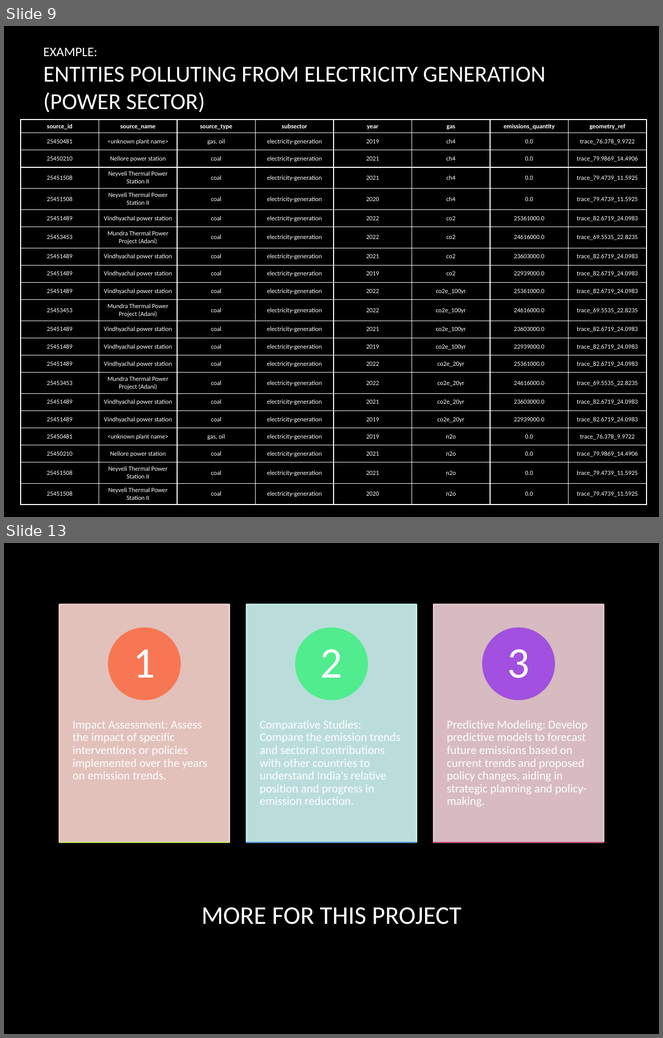
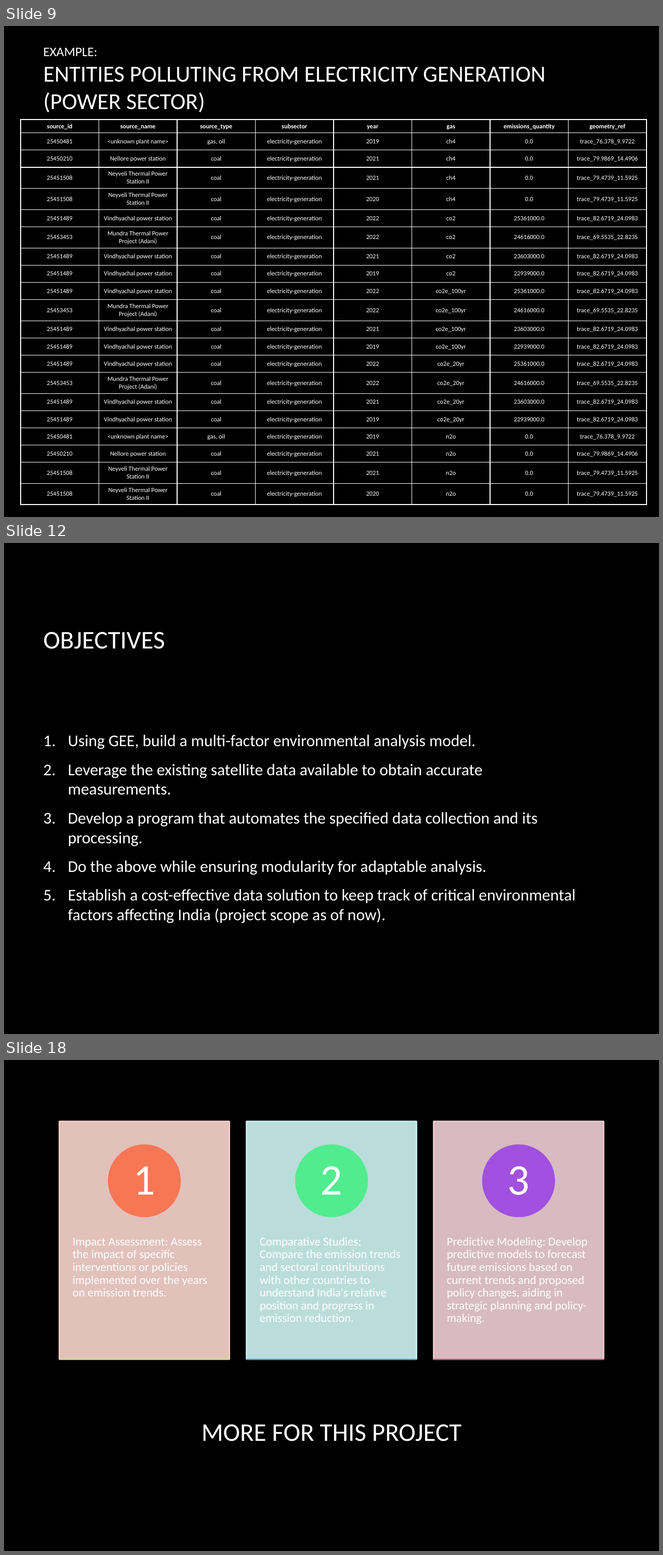
Before and after one commit to kruzee07/projects, a slide deck: Exploratory Data Analysis/assets/Internship Report.pptx. Shown one above the other, each under a label of ours: slides 9 and 13 before the commit, slides 9, 12 and 18 after it; the slides between them are not shown. The pictures are 663x1038 and 663x1555 pixels, drawn with LibreOffice and Linux fonts; fonts in the diff are those of the drawing; background and template pictures are left out. Boxes give left, top, right and bottom in pixels: in the first picture for what was removed or moved away, otherwise in the second. Text is boxed around its words. In the diff, an @@ line names an element or a change of style, - is before the commit and + after.

```diff
--- a/Exploratory Data Analysis/assets/Internship Report.pptx
+++ b/Exploratory Data Analysis/assets/Internship Report.pptx
@@ slide 12 added at box(4, 543, 659, 1034), background picture (left out) @@
@@ title added at box(44, 632, 165, 649), 28 pt, text #FFFFFF @@
+OBJECTIVES
@@ text added at box(68, 735, 575, 924), 18 pt, text #FFFFFF @@
+1. Using GEE, build a multi-factor environmental analysis model.
+2. Leverage the existing satellite data available to obtain accurate measurements.
+3. Develop a program that automates the specified data collection and its processing.
+4. Do the above while ensuring modularity for adaptable analysis.
+5. Establish a cost-effective data solution to keep track of critical environmental factors affecting India (project scope as of now).
@@ what was slide 13 is now slide 18 @@
```
Also in this commit, not shown: 5 other slides added, 1 slide removed, 37 other files.
